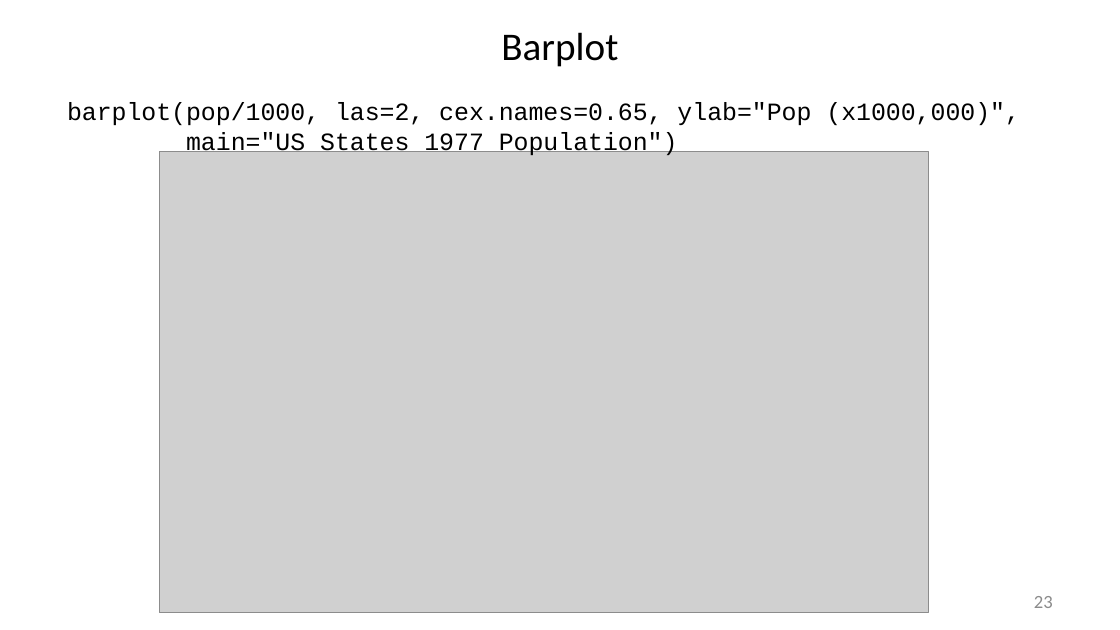
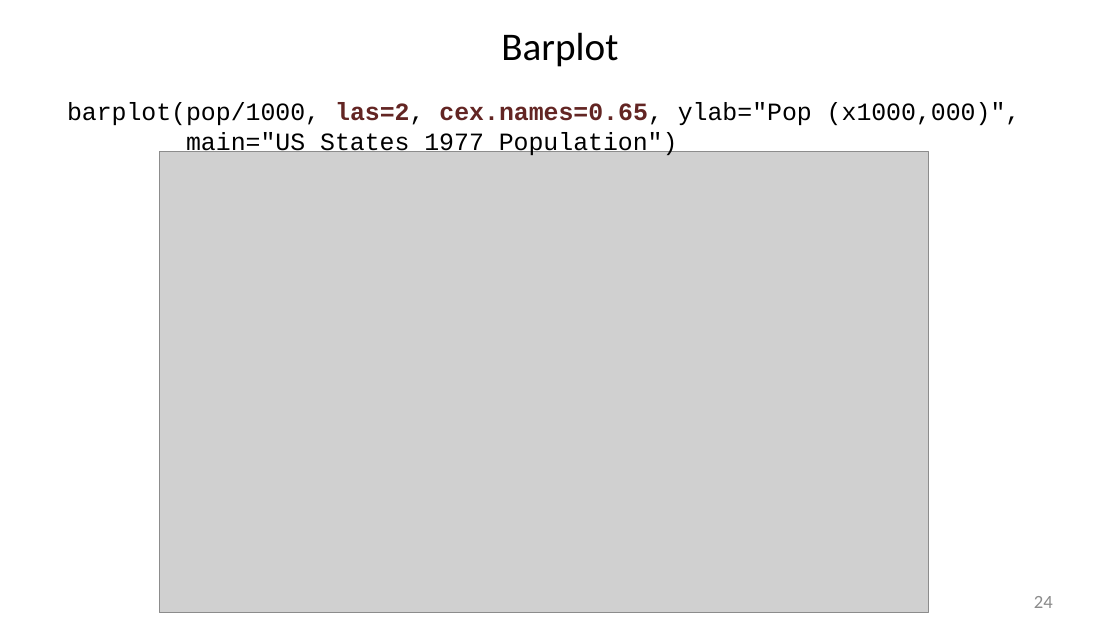
Before and after one commit to liu3zhenlab/teaching, a slide deck: slide 24 of PLPTH813Bioinformatis/2025/1_lecture/lecture09_R.pptx (slide 23 before the commit). Drawn at 1120x630 pixels with LibreOffice and Linux fonts; fonts in the diff are those of the drawing; grey boxes stand for pictures. Boxes give left, top, right and bottom in pixels: in the first picture for what was removed or moved away, otherwise in the second. Text is boxed around its words. In the diff, an @@ line names an element or a change of style, - is before the commit and + after.

```diff
--- a/PLPTH813Bioinformatis/2025/1_lecture/lecture09_R.pptx
+++ b/PLPTH813Bioinformatis/2025/1_lecture/lecture09_R.pptx
@@ text at (67, 102, 1021, 125): text colour #000000 to #632523, bold on in "las=2, cex.names=0.65," @@
@@ page number at (1034, 596, 1053, 608): text changed @@
-23
+24
```
Also in this commit, not shown: 6 other slides changed, 1 slide added, 2 other files.
